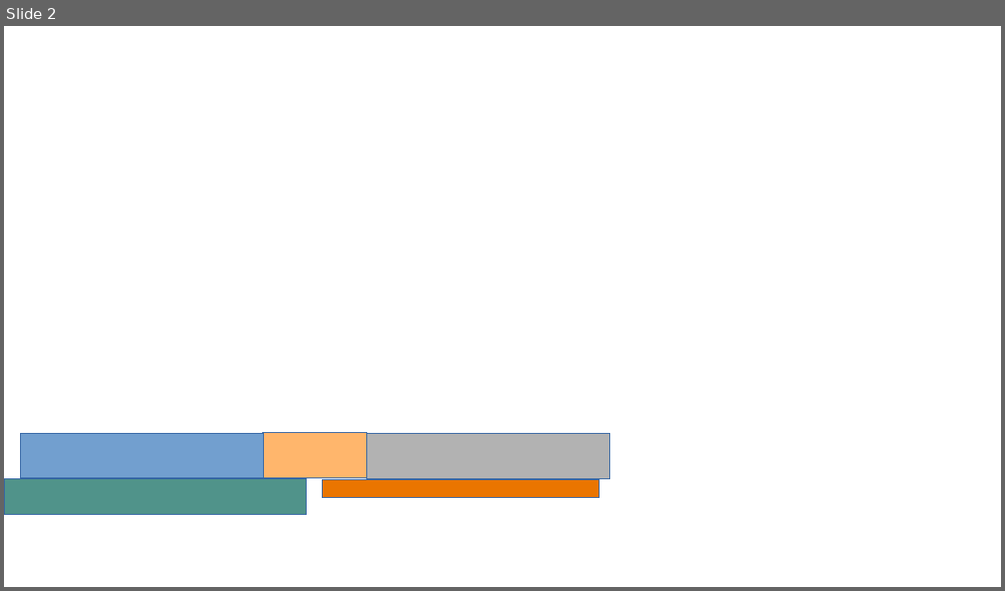
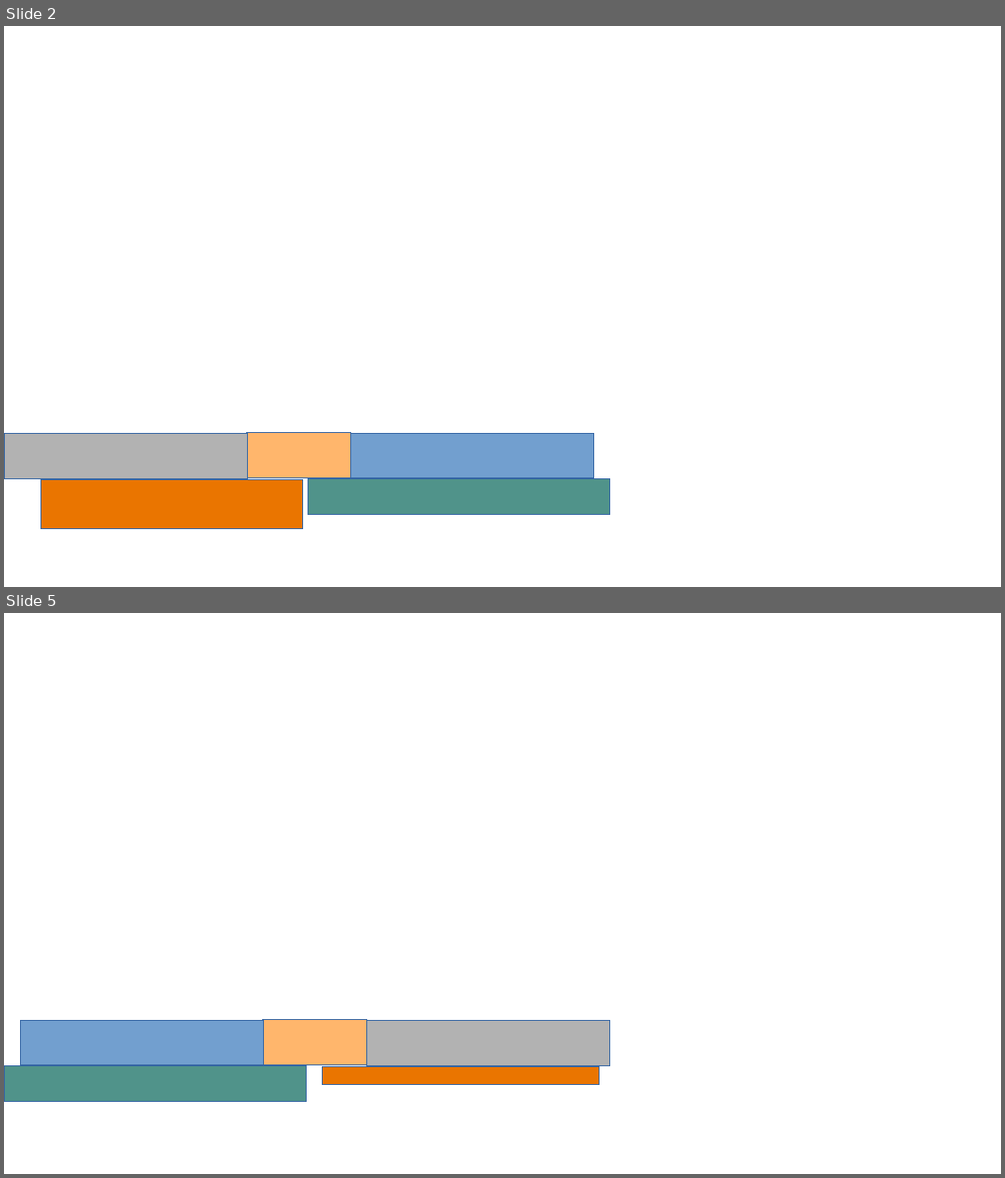
Before and after one commit to louis-chevallier/compas, a slide deck: trape grenier charniere.odp. Shown one above the other, each under a label of ours: slide 2 before the commit, slides 2 and 5 after it; the slides between them are not shown. The pictures are 1005x591 and 1005x1178 pixels, drawn with LibreOffice and Linux fonts; fonts in the diff are those of the drawing. Boxes give left, top, right and bottom in pixels: in the first picture for what was removed or moved away, otherwise in the second. Text is boxed around its words. In the diff, an @@ line names an element or a change of style, - is before the commit and + after.

Commit message:
xxx

```diff
--- a/trape grenier charniere.odp
+++ b/trape grenier charniere.odp
@@ slide 2 added at <box>4,26,1001,587</box>, background #FFFFFF @@
@@ rectangle added at <box>4,433,247,478</box>, fill #B2B2B2, outline #3465A4 0 pt @@
@@ rectangle added at <box>247,433,351,478</box>, fill #FFB66C, outline #3465A4 0 pt @@
@@ rectangle added at <box>350,433,594,478</box>, fill #729FCF, outline #3465A4 0 pt @@
@@ rectangle added at <box>40,479,302,528</box>, fill #EA7500, outline #3465A4 0 pt @@
@@ rectangle added at <box>307,478,609,515</box>, fill #50938A, outline #3465A4 0 pt @@
@@ what was slide 2 is now slide 5 @@
```
Also in this commit, not shown: 4 other slides added, 1 slide removed.
